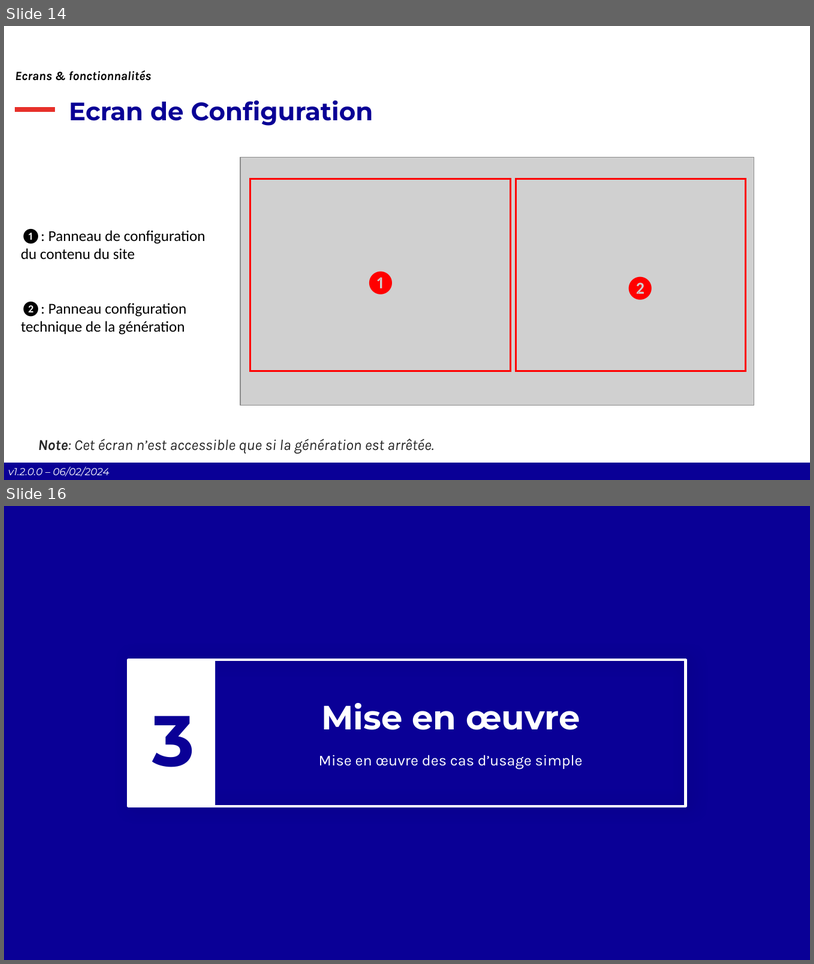
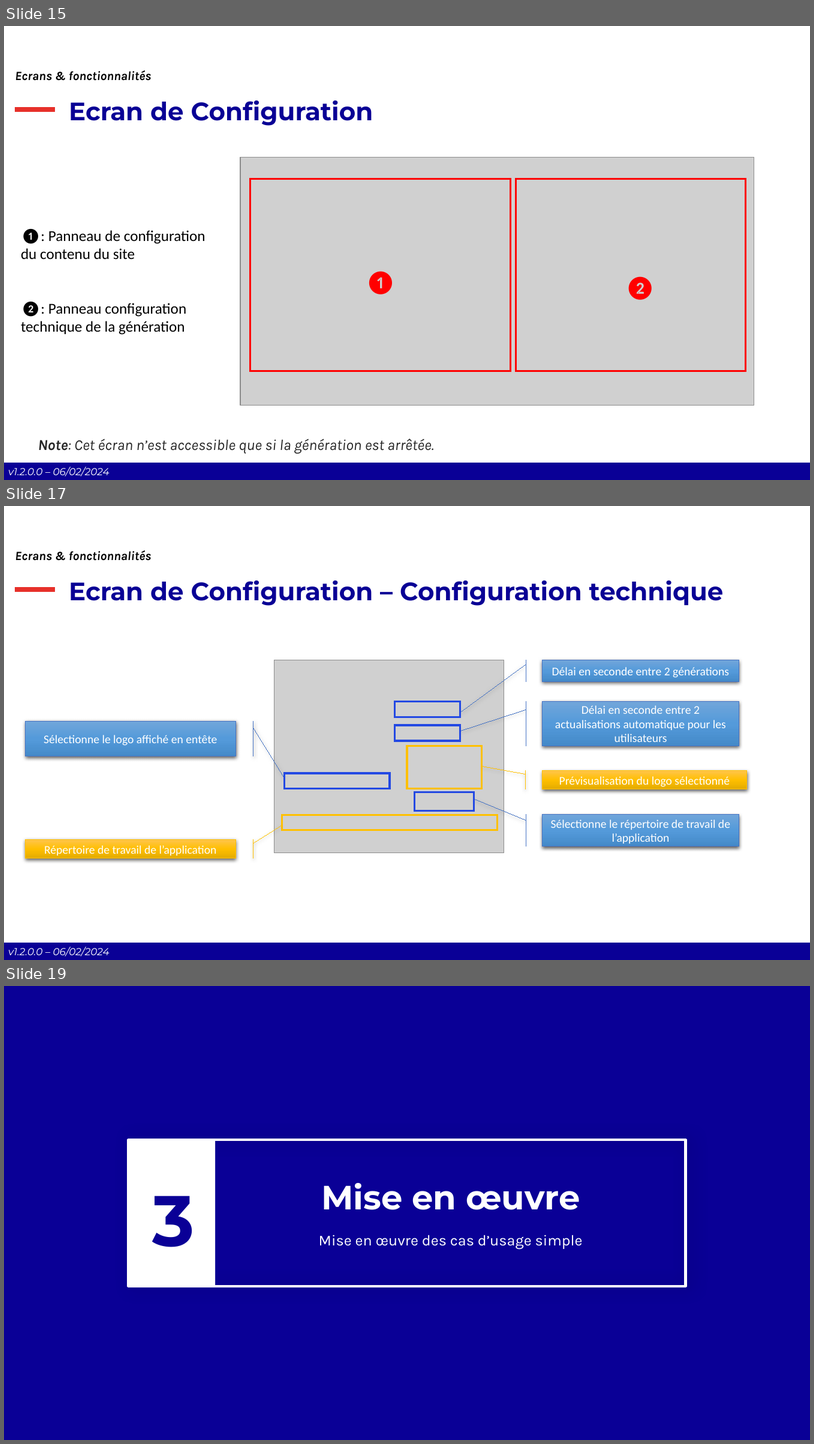
Before and after one commit to Comite-Rhone-Judo/PublicationSuiviCompetition, a slide deck: AppPublication/Documentation/PublicationSuiviCompetition - Manuel d'utilisation.pptx. Shown one above the other, each under a label of ours: slides 14 and 16 before the commit, slides 15, 17 and 19 after it; the slides between them are not shown. The pictures are 814x964 and 814x1444 pixels, drawn with LibreOffice and Linux fonts; fonts in the diff are those of the drawing; grey boxes stand for pictures; background and template pictures are left out. Boxes give left, top, right and bottom in pixels: in the first picture for what was removed or moved away, otherwise in the second. Text is boxed around its words. In the diff, an @@ line names an element or a change of style, - is before the commit and + after.

```diff
--- a/AppPublication/Documentation/PublicationSuiviCompetition - Manuel d'utilisation.pptx
+++ b/AppPublication/Documentation/PublicationSuiviCompetition - Manuel d'utilisation.pptx
@@ slide 17 added at [4, 506, 810, 960], background #FFFFFF; not listed: 4 template elements that a slide beside it also shows @@
@@ text added at [15, 550, 152, 561], 15 pt, text #000000, bold, italic @@
+Ecrans & fonctionnalités
@@ title added at [69, 580, 724, 606], 30 pt, text #090095, bold @@
+Ecran de Configuration – Configuration technique
@@ picture added at [275, 660, 504, 853] @@
@@ accent border callout added at [543, 660, 740, 681], fill gradient #71A6DB to #559BDB to #448ACA, outline #4472C4 0.75 pt, 14 pt, text #FFFFFF @@
+Délai en seconde entre 2 générations
@@ rectangle added at [395, 702, 460, 717], outline #2349E3 2.25 pt @@
@@ accent border callout added at [543, 702, 740, 745], fill gradient #71A6DB to #559BDB to #448ACA, outline #4472C4 0.75 pt, 14 pt, text #FFFFFF @@
+Délai en seconde entre 2 actualisations automatique pour les utilisateurs
@@ accent border callout added at [25, 721, 236, 756], fill gradient #71A6DB to #559BDB to #448ACA, outline #4472C4 0.75 pt, 14 pt, text #FFFFFF @@
+Sélectionne le logo affiché en entête
@@ rectangle added at [395, 725, 460, 741], outline #2349E3 2.25 pt @@
@@ rectangle added at [408, 745, 483, 789], outline #FFC000 2.25 pt @@
@@ rectangle added at [285, 773, 390, 789], outline #2349E3 2.25 pt @@
@@ accent border callout added at [543, 771, 747, 789], fill gradient #FFC64B to #FFC000 to #E3AB00, outline #FFC000 0.75 pt, 14 pt, text #FFFFFF @@
+Prévisualisation du logo sélectionné
@@ rectangle added at [415, 792, 474, 811], outline #2349E3 2.25 pt @@
@@ rectangle added at [282, 815, 498, 830], outline #FFC000 2.25 pt @@
@@ accent border callout added at [543, 814, 740, 846], fill gradient #71A6DB to #559BDB to #448ACA, outline #4472C4 0.75 pt, 14 pt, text #FFFFFF @@
+Sélectionne le répertoire de travail de l’application
@@ accent border callout added at [25, 840, 236, 858], fill gradient #FFC64B to #FFC000 to #E3AB00, outline #FFC000 0.75 pt, 14 pt, text #FFFFFF @@
+Répertoire de travail de l’application
@@ what was slide 14 is now slide 15 @@
@@ what was slide 16 is now slide 19 @@
```
Also in this commit, not shown: 6 slides changed, 11 other slides added, 1 slide removed, 8 other files.
